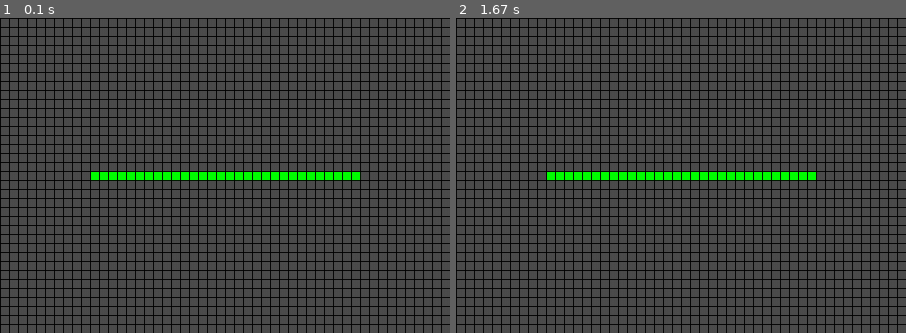
Above: before the commit, frames 1-2 (left to right).
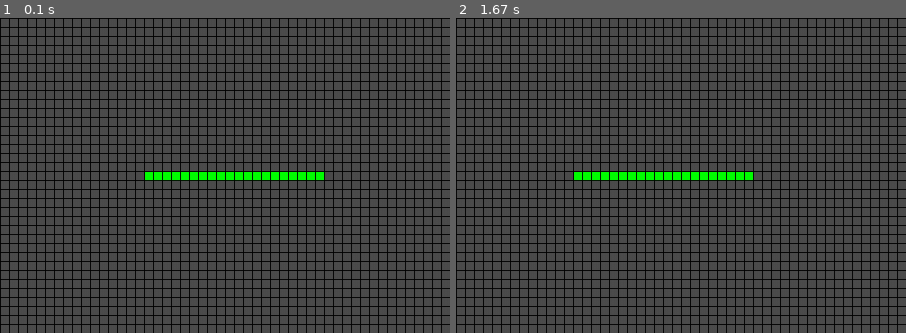
Above: after the commit, the same moments.

Repository: hsadler/learn-pygame
Game: pygame game, started from my_games/snake/snake.py
The game is run twice, just before and just after one commit, with the same random seed, the same clock (stepped at 60 frames per second) and the same inputs.
Inputs:
- Up to frame 1 (0.1 s): no input
- Up to frame 2 (1.67 s): hold Right 0.33-0.8 s
The pictures show only the part of the screen within x 44-94%, y 4-54%; the shares and areas given below are measured in that part.

The runs differ from the first frame. In frame 1, 0.5% of the frame differs, in the area x 20-80%, y 48-52%; in frame 2, 0.5%.

Commit message:
add stateful direction, add game stop on collision

Diff:
--- a/my_games/snake/lib/business/game.py
+++ b/my_games/snake/lib/business/game.py
@@ -11,8 +11,11 @@
 	DIRECTION_LEFT = 'left'
 	DIRECTION_RIGHT = 'right'
 
-	@classmethod
-	def run(cls, config, game, grid, wall, snake):
+	def __init__(self):
+		self.cur_direction = self.DIRECTION_LEFT
+		self.game_over = False
+
+	def run(self, config, game, grid, wall, snake):
 		"""
 		game loop main method
 		"""
@@ -25,16 +28,21 @@
 				if event.key == game.pygame.K_ESCAPE or event.unicode == 'q':
 					game.running = False
 
+		if self.game_over:
+			return False
+
 		# get current head
 		head = snake.get_head()
+		# get direction from user input or last direction
+		direction = self.get_direction_from_user_input(game=game)
+		direction = direction if direction is not None else self.cur_direction
+		self.cur_direction = direction
+		# get new snake head from user input direction
 		new_head = None
-		direction = cls.get_direction_from_user_input(game=game)
-		# get new snake head from user input direction
-		if direction is not None:
-			new_head = grid.get_adjacent_block_from_block(
-				block=head,
-				direction=direction
-			)
+		new_head = grid.get_adjacent_block_from_block(
+			block=head,
+			direction=direction
+		)
 		removed_tail_model = None
 		if new_head is not None:
 			# check for collision
@@ -42,7 +50,10 @@
 				add=[ new_head ],
 				remove=[] # TODO: deal with tail removal later
 			)
-			if not collision:
+			if collision:
+				self.game_over = True
+				return False
+			else:
 				# move the snake
 				removed_tail_model = snake.move_snake(
 					new_head=new_head,
--- a/my_games/snake/lib/model/config.py
+++ b/my_games/snake/lib/model/config.py
@@ -26,7 +26,7 @@
 	GRID_WIDTH_BLOCKS = int(SCREEN_PX_WIDTH / BLOCK_PX_WIDTH)
 	GRID_HEIGHT_BLOCKS = int(SCREEN_PX_HEIGHT / BLOCK_PX_HEIGHT)
 
-	SNAKE_START_LENGTH = 30
+	SNAKE_START_LENGTH = 20
 
 	def __init__(self):
 		self.pygame = pygame
--- a/my_games/snake/snake.py
+++ b/my_games/snake/snake.py
@@ -61,8 +61,9 @@
 	game.init_display()
 
 	# game loop
+	game_bl = GameBL()
 	while game.get_running():
-		GameBL.run(
+		game_bl.run(
 			config=config,
 			game=game,
 			grid=grid,
